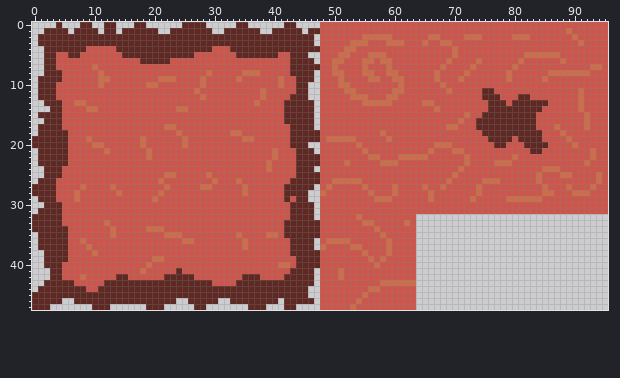
Edited in one commit: sprite sheet (SpookyJam/Assets/Images/Backgrounds/SpookyBackTileset.png). Above: the version before the commit.
The file is 128x96 pixels. The old version is drawn lined up with the new one, on the new canvas.
The same view after the edit:
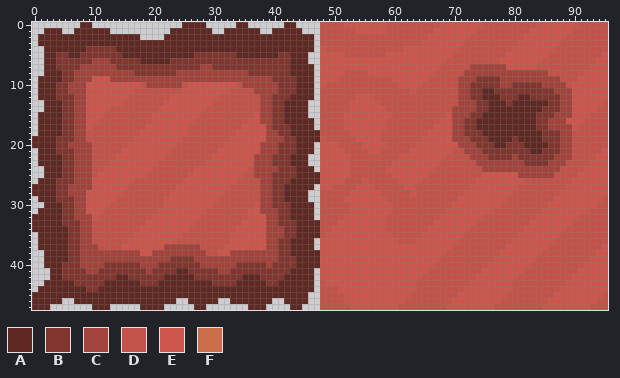
Palette (. is transparent): A #5e2823  B #80362f  C #a2443c  D #c35348  E #cc564b  F #cc6d4b
The author wrote: Update Background Tileset Change Background TIleset to be a bit easier to look at
Edits made:
canvas 128x96 -> 96x48 (the part of the old canvas that was cut away was empty and is not shown)
Changed rows in their new state; - is an unchanged pixel.
first column x 1:
 0 ---.-------..---..-----------------------------DDDD-------DDDDDDDDD-------DDDDDDDDD-------DDDDD
 1 ----.-----A-.-......-------------------------..DDDDDD-----DDDDDDDD-------DDDDDDDDD------EDDDDDD
 2 -----------------....--------------------------DDDDDDDDDDDDDDDDDDEE----EDDDDDDDDDE------DDDDDDD
 3 -----------------------------------------------DDDDDDDDDDDDDDDDDE--EE--DDDDDDDDD-------DDDDDDDD
 4 --------BBBBB----------------AAA--------------.-DDDDDDDDDDDDD--------EDDDDDDDDD-------DDDDDDDDD
 5 ---BB--BBBBBBB------------BBBBBBB-------BB--------EDDDDDDD-----------DDDDDDDDD---EEEEDDDDDDDDD-
 6 ---BBBBBBCCCBBBBB-----BBBBBBBBBBBBBBBBBBBB---.---EE---EE-EE---------DDDDDDDDD---E---DDDDDDDDD--
 7 ---BBBBCCCCCCBBBBBBBBBBBBBBCCBBBBBBBBBBBBB----.--E----E---E--------DDDDDCCCCCC-E---DDDDDDDDDEE-
 8 ----BBCCCCCCCCCCBBBBBBBCCCCCCCCCCCCBBBBBBB-------EEDDDDE--EE------DDDDDCCCCCCCCCCCCCCDDDDDDE---
 9 ----BBCCC-EECCCCCCCCCCCCCCCCCCCCCCCCCCCBBBB-------DDDDDDDDDEE----DDDDDCCCBBBBCCCCCCCCCCDDD-----
10 ---BBCCC--E------DCCCCCCD--E-----DCCCCCCBBB--A--DDDDDDDDDDDDE---DDDDDDCCBBBBBCCBBBBBCCCCD------
11 ---BBCCC--------DDDDDDDD--E-----DDDDCCCCBBB--A-DDDDDDDDDDDDDDD-DDDDDDDCCBB--BBBBBBBBBBCCC-E----
12 ---BBBCC-------DDDDDDD-----E--DDDDDDDCCBBB---A-DDDDDDEE-DDDDDDDDDDDDDDCCBB---BBB--BBBBBCC-E----
13 ----BBCC------DDDDDDD--------DDDDDDDDCCBB----.-DDDDD--EEEDDDDDDDDDDDDDCCCBB---B------BBCC-E---D
14 -A--BBCCEE--DDDDDDDD---EE---DDDDDDDDDCCBB----.-DDDDD------DDDDDDDDDDDCCCCBB---------BBBCC-E--DD
15 ----BBCC---DDDDDDDD--------DDDDDDDDD-CCBB----.-DDDD--------DDDDDDDDD-CCCBB---------BBBCCC--EDDD
16 A---BBCC--DDDDDDDDD-------DDDDDDDDD--CCBB------DDDD-------DDDDDDDDD--CCBB----------BBCCC---DDDD
17 ----BBCC-DDDDDDDDD---EE--DDDDDDDDD----CBBB-----DDDD-------DDDDDDDD--ECCBB----------BBCCCC-DDDDD
18 ----BBCCDDDDDDDDD------E-DDDDDDDDE----CCBB-----DDDDD-----DDDDDDDD----CCBBB----------BBBCCDDDDDD
19 ---BBBCCDDDDDDDD-E------DDDDDDDD--EE--CCCBB-----DDDDD----DDDDDDD-----CCCBBB----B----BBBCCDDDDDD
20 ---BBCCCCDDDDDD--E-----DDDDDDDD------CCCBBB--A----DDDD----DDDDD---EEE-CCCBBB--BBB----BBCCDDDDDD
21 ---BBBCCCDDDDD----E---DDDDDDDD-------CCCBBB--------DDDD--DDDDD---E---DDCCCBBBBBBBB--BBBCCDDDDD-
22 ----BBCCCDDDD-----E--DDDDDDDD-------CCCBBBA--..-----DDDDDDDDEEEEE---DDDDCCCBBBBCBBBBBBCCCDDDD--
23 ----BBCCCDDD--------DDDDDDDD--------CCCBBBA--..----EDDDDDDDE-------DDDDDDCCCCCCCCBBBBCCCDDDD---
24 ----BBCCCDD--------DDDDDDD---------DCCCCBBB---------DDDDDD--------DDDDDDDDCCCCCCCCCCCCCDDDD----
25 ----BBCCCD--------DDDDDDD---E-----DDCCCBBBB---------DDDDDDD------DDDDDDDDD------CCCCCCDDDD---E-
26 ---BBBCCC-------DDDDDDDD-----E---DDDDCCBBB-------EEDDD-DDDDD----DDDDDDDDD-EEE----DDDDDDDD----E-
27 ---BBCCCC---E--DDDDDDDD----EE---DDDDDCCBB-------EDDDD-E-DDDDD--DDDDDDDDD-E------DDDDDDDDE---E--
28 ---BBCCC-----EDDDDDDDD---------DDDDDDCCBB------DDDDD---E-DDDDD-DDDDDDDD--E-----DDDDDDDD--EEE---
29 ---BBBCC-----DDDDDDDD---------DDDDDDDCCBB-A----DDDD-----EEDDDDDDDDDDDD--E-----DDDDDDDD--------D
30 ----BBCC----DDDDDDDDD--------DDDDDDD-CCBBB-----DDDDD-------DDDDDDDDDD--------DDDDDDDD--------DD
31 ----BBCC---DDDDDDDDD--------DDDDDDD--CCCBB-----DDDDD-------DDDDDDDDD--------DDDDDDDD--------DDD
32 ----BBCCC-DDDDDDDDD--------DDDDDDDD---CCBB-----DDDD--E----DDDDDDDDDEEEEEEEDDDDDDDDDEEEEEEEDDDDD
33 ----BBBCCDDDDDDDDD--------DDDDDDDD----CCBBB----DDD----EE--DDDDDDDDEEEEEEEDDDDDDDDDEEEEEEEDDDDDD
34 -----BBCCDDDDDDDD-EEE----DDDDDDDD-----CCCBB----DD-------E-DDDDDDDEEEEEEEDDDDDDDDDEEEEEEEDDDDDDD
35 -----BBCCDDDDDDD-----EEEDDDDDDDD-E----CCCBB----D---------E-DDDDDEEEEEEEDDDDDDDDDEEEEEEEDDDDDDDD
36 -----BBCCDDDDDD--------DDDDDDDDD--E---CCBB------EEEE------E-DDDEEEEEEEDDDDDDDDDEEEEEEEDDDDDDDDD
37 -----BBCCCDDDD-------CCCCCCDDDD---E---CCBB-----E----EE----E----EEEEEEDDDDDDDDDEEEEEEEDDDDDDDDDE
38 -----BBCCCCCCCCCC--CCCCCCCCCDD--CCCCCCCCBB------------E---E----EEEEEDDDDDDDDDEEEEEEEDDDDDDDDDEE
39 -----BBCCCCCCCCCCCCCCCBBBBCCCCCCCCCCCCCCBBB------------E-E-----EEEEDDDDDDDDDEEEEEEEDDDDDDDDDEEE
40 ----BBBCCCCBBBBBBCCCBBBBBBBCCCCCCBBBBBCBBBB-------------E------EEEDDDDDDDDDEEEEEEEDDDDDDDDDEEEE
41 ----BBBBCCBBBBBBBBCBBBB-ABBBBBCCBBBBBBBBBB--------E------------EEDDDDDDDDDEEEEEEEDDDDDDDDDEEEEE
42 ----BBBBBBBBB--BBBBBB-----BBBBBBBB---BBBB---------E------------EDDDDDDDDDEEEEEEEDDDDDDDDDEEEEEE
43 ------BBBBB------BBB---------BBBB-----BB-------D---------EEEEEEDDDDDDDDDEEEEEEEDDDDDDDDDEEEEEEE
44 --------BB-----------------------------------A-DDD-----EE------DDDDDDDDEEEEEEEEDDDDDDDDEEEEEEEE
45 -----------------------------------------------DDDD---E-------DDDDDDDDEEEEEEEEDDDDDDDDEEEEEEEED
46 ---------------------------------------.-----.-DDDD--E-------DDDDDDDDEEEEEEEEDDDDDDDDEEEEEEEEDD
47 -----------------A-----------------------.-A---DDDDDE-------DDDDDDDDEEEEEEEEDDDDDDDDEEEEEEEEDDD
